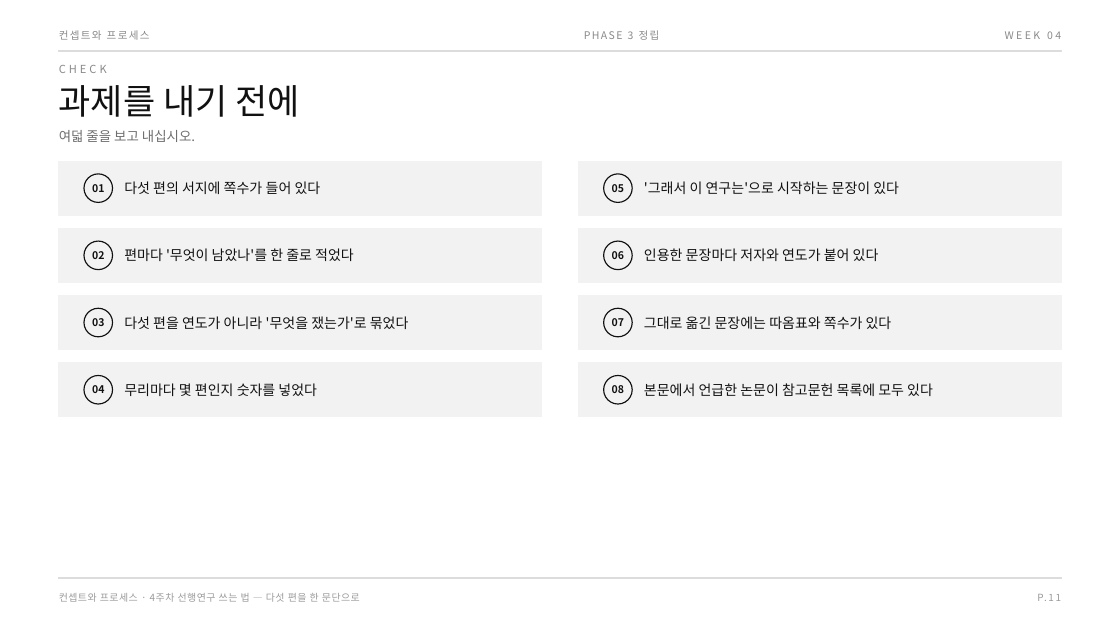
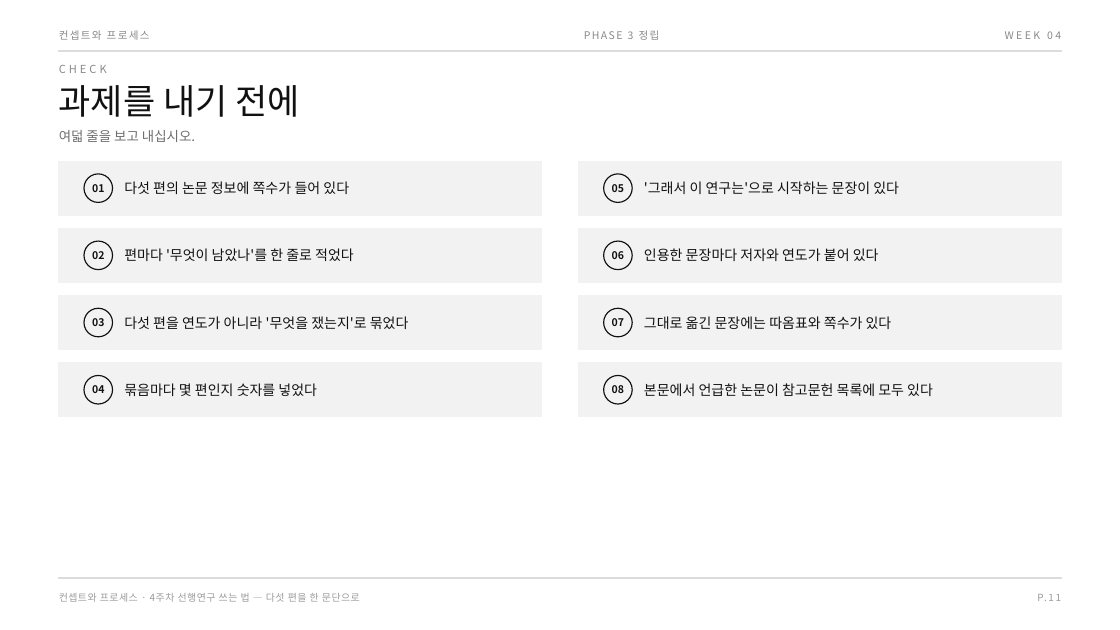
Before and after one commit to design-eng/MIN.D, a slide deck: slide 17 of dist/weeks-대학원/컨셉트와프로세스_04주차_선행연구쓰는법.pptx. Drawn at 1120x630 pixels with LibreOffice and Linux fonts; fonts in the diff are those of the drawing. Boxes give left, top, right and bottom in pixels: in the first picture for what was removed or moved away, otherwise in the second. Text is boxed around its words. In the diff, an @@ line names an element or a change of style, - is before the commit and + after.

```diff
--- a/dist/weeks-대학원/컨셉트와프로세스_04주차_선행연구쓰는법.pptx
+++ b/dist/weeks-대학원/컨셉트와프로세스_04주차_선행연구쓰는법.pptx
@@ text at [124,181,349,194]: text changed @@
-다섯 편의 서지에 쪽수가 들어 있다
+다섯 편의 논문 정보에 쪽수가 들어 있다
@@ text at [124,316,409,329]: text changed @@
-다섯 편을 연도가 아니라 '무엇을 쟀는가'로 묶었다
+다섯 편을 연도가 아니라 '무엇을 쟀는지'로 묶었다
@@ text at [124,383,317,396]: text changed @@
-무리마다 몇 편인지 숫자를 넣었다
+묶음마다 몇 편인지 숫자를 넣었다
```
Also in this commit, not shown: 15 other slides changed, 4 other files.
